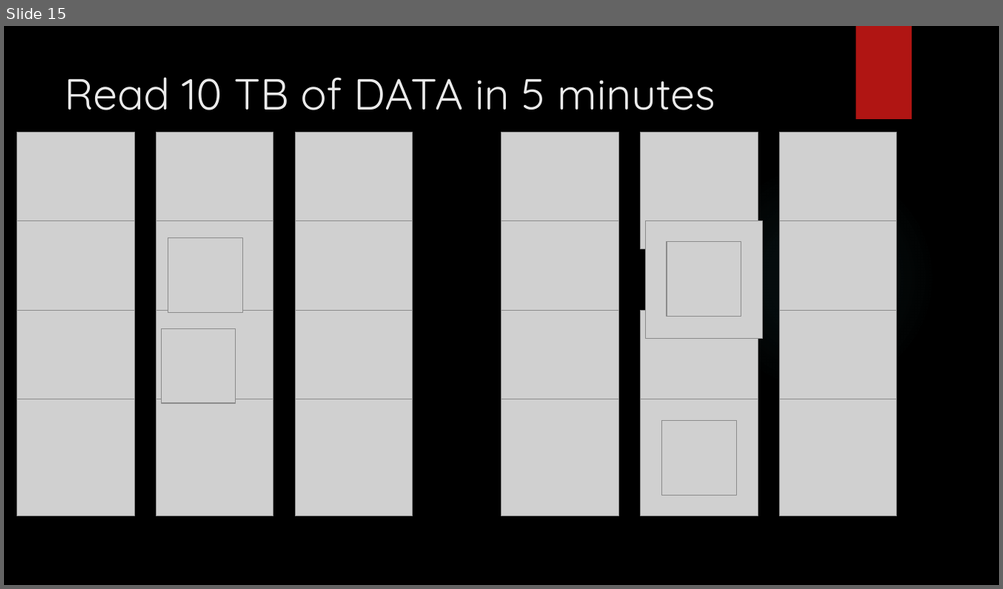
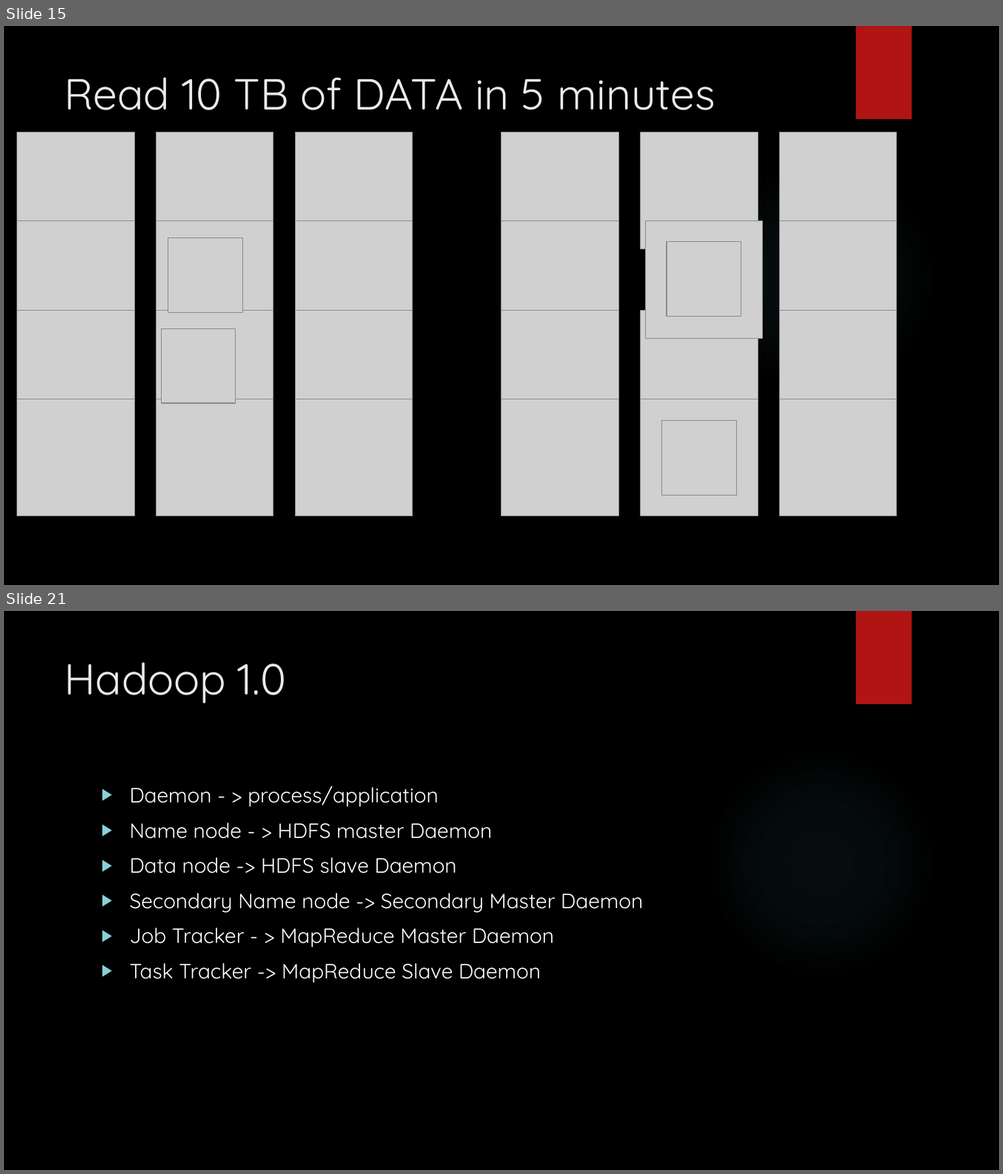
Before and after one commit to karthick1808/DW001, a slide deck: Bigdata.pptx. Shown one above the other, each under a label of ours: slide 15 before the commit, slides 15 and 21 after it; the slides between them are not shown. The pictures are 1003x589 and 1003x1174 pixels, drawn with LibreOffice and Linux fonts; fonts in the diff are those of the drawing; grey boxes stand for pictures; background and template pictures are left out. Boxes give left, top, right and bottom in pixels: in the first picture for what was removed or moved away, otherwise in the second. Text is boxed around its words. In the diff, an @@ line names an element or a change of style, - is before the commit and + after.

```diff
--- a/Bigdata.pptx
+++ b/Bigdata.pptx
@@ slide 21 added at box(4, 611, 999, 1170), background picture (left out); not listed: 2 template elements that a slide beside it also shows @@
@@ title added at box(64, 662, 286, 703), 42 pt, text #EBEBEB @@
+Hadoop 1.0
@@ text added at box(130, 786, 643, 983), 20 pt, text #FFFFFF @@
+▶ Daemon - > process/application
+▶ Name node - > HDFS master Daemon
+▶ Data node -> HDFS slave Daemon
+▶ Secondary Name node -> Secondary Master Daemon
+▶ Job Tracker - > MapReduce Master Daemon
+▶ Task Tracker -> MapReduce Slave Daemon
```
Also in this commit, not shown: 7 other slides added.
